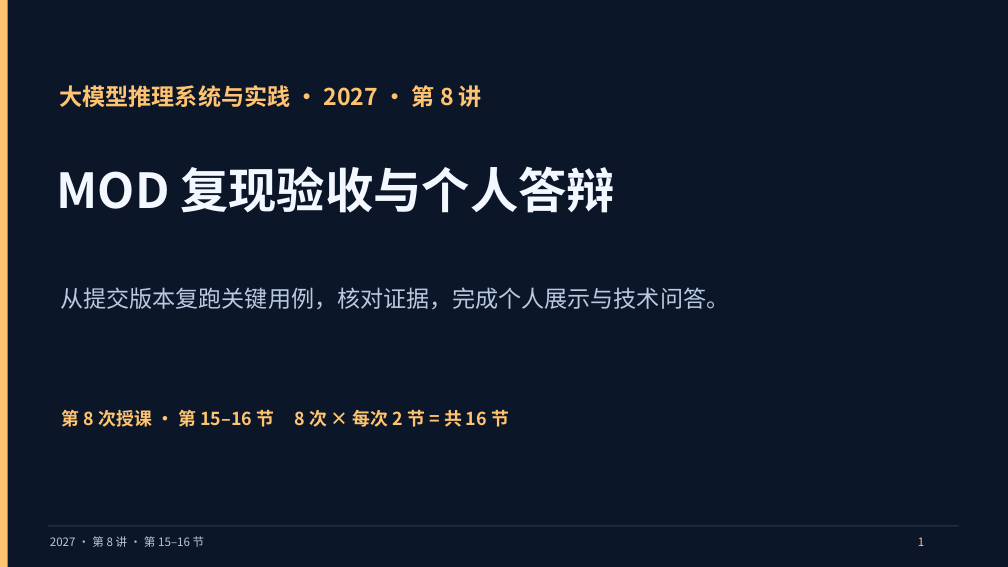
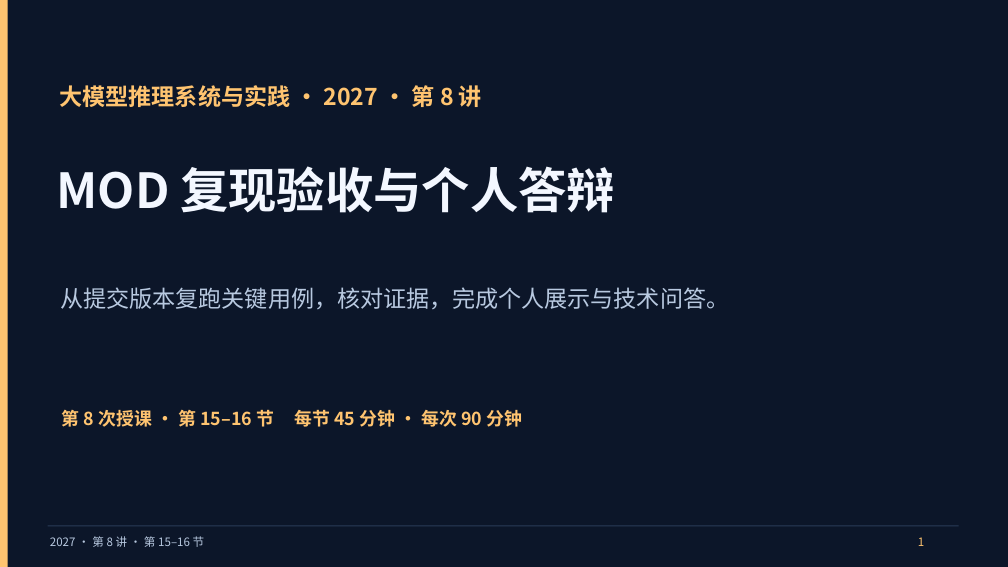
Before and after one commit to vLLM-HUST/intro-to-llm-inference-engines, a slide deck: slide 1 of build/slides/2027/lectures-8-pptx/第08讲_MOD复现验收与个人答辩.pptx. Drawn at 1008x567 pixels with LibreOffice and Linux fonts; fonts in the diff are those of the drawing. Boxes give left, top, right and bottom in pixels: in the first picture for what was removed or moved away, otherwise in the second. Text is boxed around its words. In the diff, an @@ line names an element or a change of style, - is before the commit and + after.

```diff
--- a/build/slides/2027/lectures-8-pptx/第08讲_MOD复现验收与个人答辩.pptx
+++ b/build/slides/2027/lectures-8-pptx/第08讲_MOD复现验收与个人答辩.pptx
@@ text at [62,410,522,427]: text changed @@
-第 8 次授课 · 第 15–16 节 8 次 × 每次 2 节 = 共 16 节
+第 8 次授课 · 第 15–16 节 每节 45 分钟 · 每次 90 分钟
```
Also in this commit, not shown: 8 other slides changed, 8 slides added, 18 other files.
